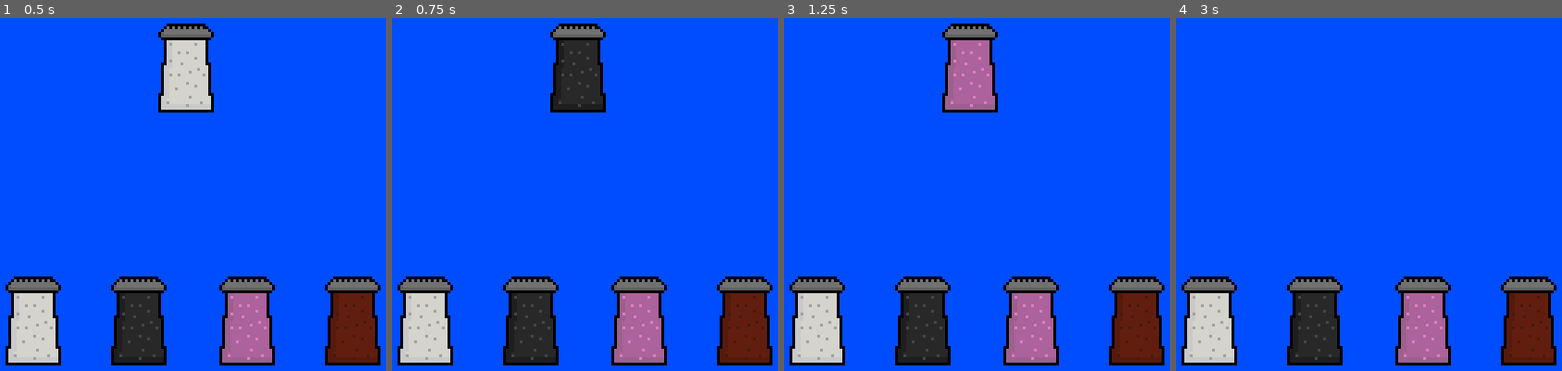
Above: before the commit, frames 1-4 (left to right).
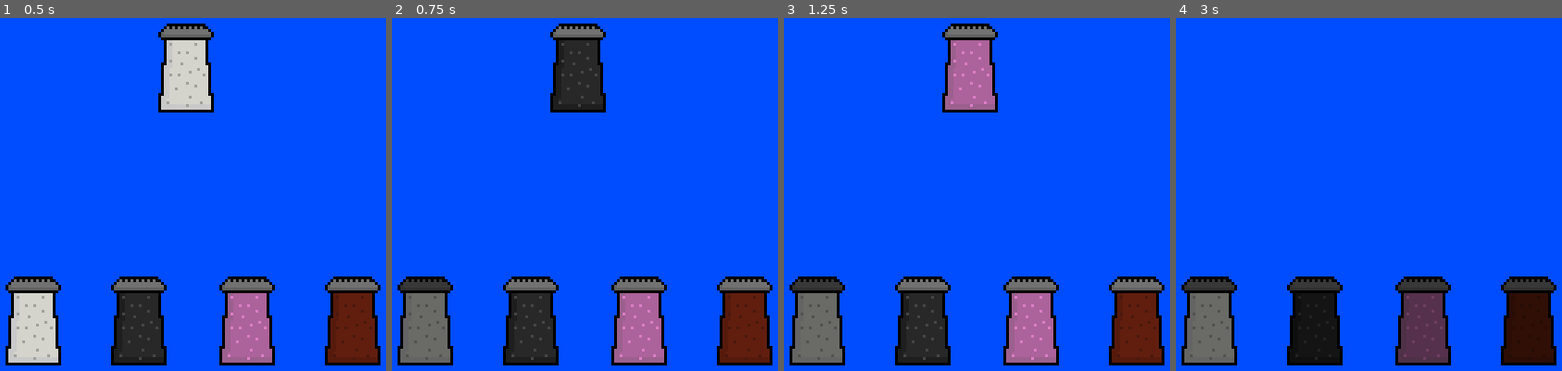
Above: after the commit, the same moments.

Repository: emmetl913/GMTK2024
Game: Godot game, scene res://games/SeasoningGame/SeasoningGame.tscn
The game is run twice, just before and just after one commit, with the same random seed, the same clock (stepped at 60 frames per second) and the same inputs. This scene is started directly instead of the project's main scene. Sound files missing from this copy of the repository are replaced by a short silence.
Inputs (mouse positions are in pixels of both pictures, inside the frame that each line leads up to):
- Up to frame 1 (0.5 s): no input
- Up to frame 2 (0.75 s): click (426, 321) at 0.5 s
- Up to frame 3 (1.25 s): no input
- Up to frame 4 (3 s): click (1314, 321) at 1.25 s; click (1423, 321) at 2 s; click (1527, 321) at 2.75 s

Frame 1 is identical in both runs. In frame 2, 2.6% of the frame differs, in the area x 2-16%, y 74-98%; in frame 3, 2.6%; in frame 4, 8.1%, in the area x 2-98%, y 74-98%.
Error in both runs: Invalid call. Nonexistent function 'winGame' in base 'Nil'. (res://games/base_game.gd:18)

Commit message:
feedback in seasoning game

Diff:
--- a/games/SeasoningGame/SeasoningGame.gd
+++ b/games/SeasoningGame/SeasoningGame.gd
@@ -60,24 +60,28 @@
 	if guess_index < 4:
 		guess[guess_index] = $PatternInit/Red
 		guess_index += 1
+		$PatternDisplay/Red.self_modulate = Color(0.5, 0.5, 0.5)
 		$Node/Red.play()
 
 func _on_blue_pressed():
 	if guess_index < 4:
 		guess[guess_index] = $PatternInit/Blue
 		guess_index += 1
+		$PatternDisplay/Blue.self_modulate = Color(0.5, 0.5, 0.5)
 		$Node/Blue.play()
 
 func _on_green_pressed():
 	if guess_index < 4:
 		guess[guess_index] = $PatternInit/Green
 		guess_index += 1
+		$PatternDisplay/Green.self_modulate = Color(0.5, 0.5, 0.5)
 		$Node/Green.play()
 
 func _on_purple_pressed():
 	if guess_index < 4:
 		guess[guess_index] = $PatternInit/Purple
 		guess_index += 1
+		$PatternDisplay/Purple.self_modulate = Color(0.5, 0.5, 0.5)
 		$Node/Purp.play()
 
 
